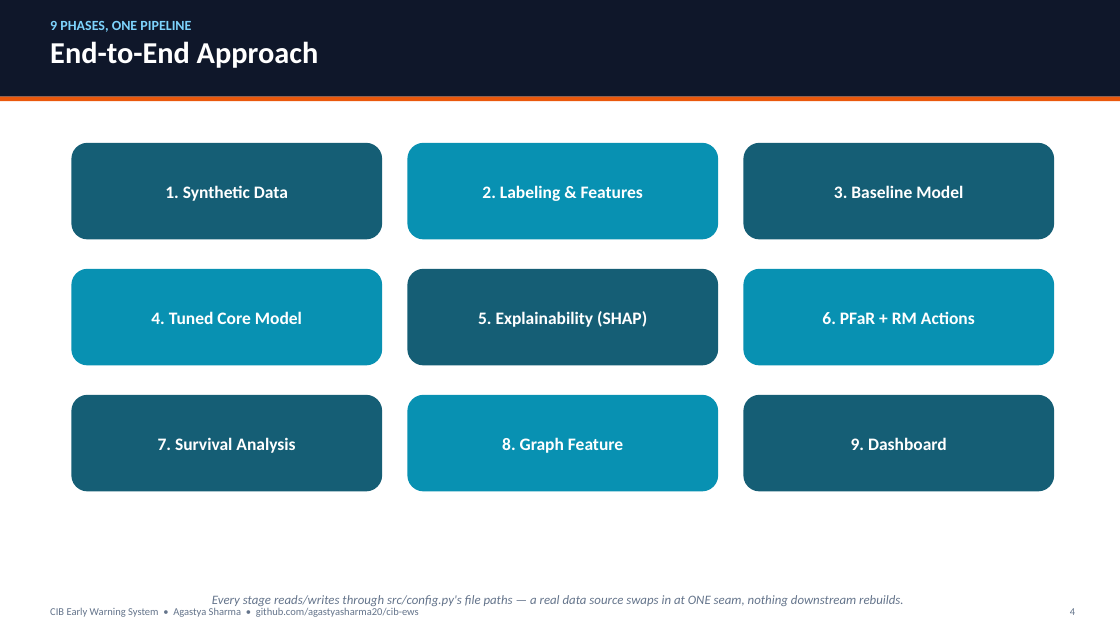
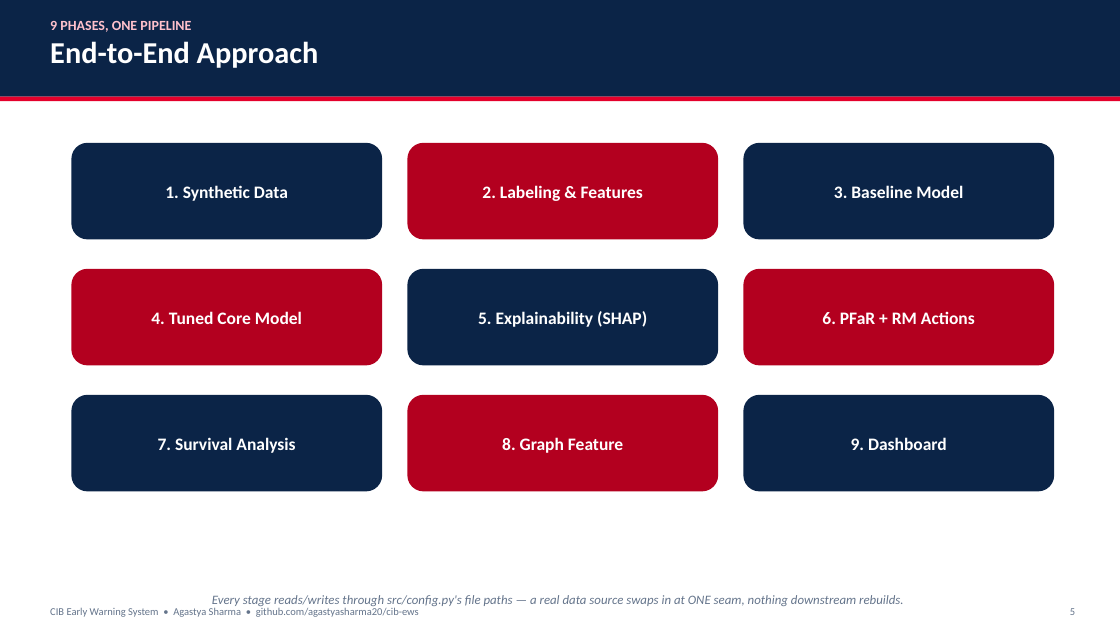
Before and after one commit to agastyasharma20/cib-ews, a slide deck: slide 5 of docs/CIB_EWS_Presentation.pptx (slide 4 before the commit). Drawn at 1120x630 pixels with LibreOffice and Linux fonts; fonts in the diff are those of the drawing. Boxes give left, top, right and bottom in pixels: in the first picture for what was removed or moved away, otherwise in the second. Text is boxed around its words. In the diff, an @@ line names an element or a change of style, - is before the commit and + after.

```diff
--- a/docs/CIB_EWS_Presentation.pptx
+++ b/docs/CIB_EWS_Presentation.pptx
@@ rectangle at [0, 0, 1120, 97]: fill #0F172A to #0B2447 @@
@@ text at [50, 21, 191, 32]: text colour #7DD3FC to #FFC1CC in "9 PHASES, ONE PIPELINE" @@
@@ rectangle at [0, 97, 1120, 102]: fill #EA580C to #E4002B @@
@@ fill #0891B2 to #B3001F in 4 elements at [408, 143, 718, 239], [71, 269, 382, 365], [744, 269, 1054, 365], [408, 395, 718, 492] @@
@@ fill #155E75 to #0B2447 in 5 elements at [71, 143, 382, 239], [744, 143, 1054, 239], [408, 269, 718, 365], [71, 395, 382, 492], [744, 395, 1054, 492] @@
```
Also in this commit, not shown: 14 other slides changed, 3 slides added, 1 other file.
